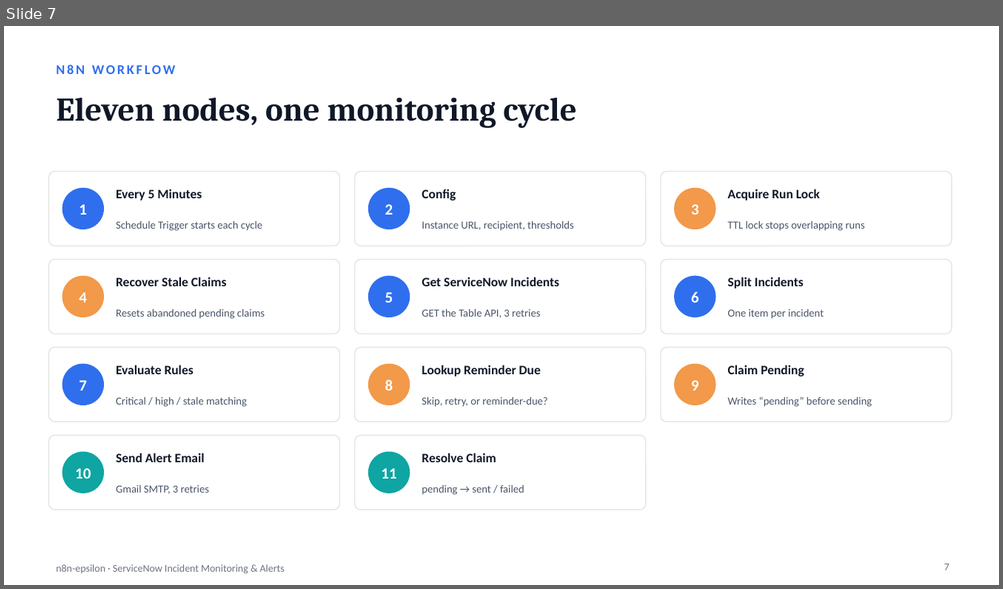
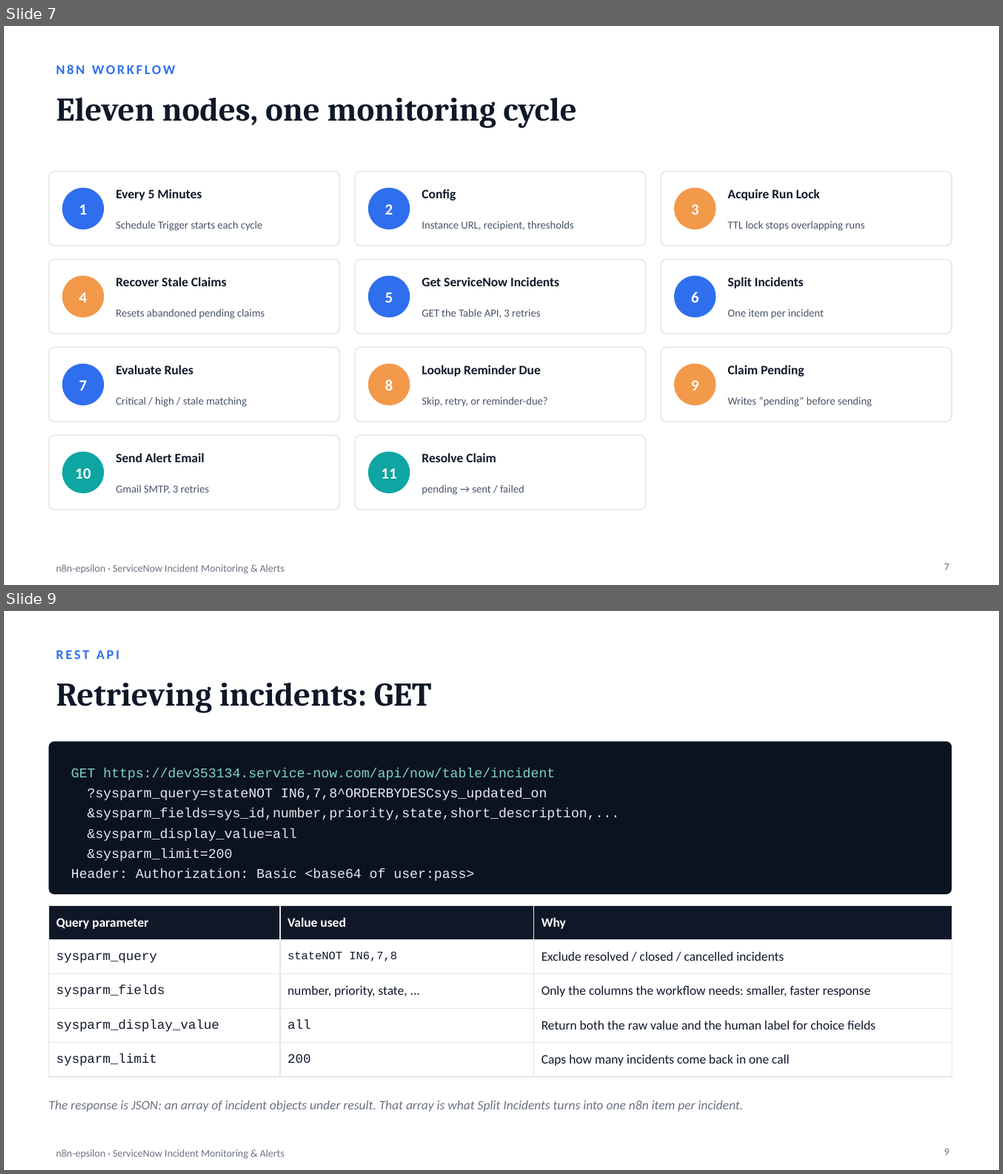
Before and after one commit to Chethan616/n8n-epsilon, a slide deck: n8n-epsilon-detailed.pptx. Shown one above the other, each under a label of ours: slide 7 before the commit, slides 7 and 9 after it; the slides between them are not shown. The pictures are 1003x589 and 1003x1174 pixels, drawn with LibreOffice and Linux fonts; fonts in the diff are those of the drawing. Boxes give left, top, right and bottom in pixels: in the first picture for what was removed or moved away, otherwise in the second. Text is boxed around its words. In the diff, an @@ line names an element or a change of style, - is before the commit and + after.

Commit message:
Add REST API deep-dive slides, remove testing slide
- new slides covering GET (retrieving incidents) and POST (creating
  them) against the ServiceNow Table API, with the actual endpoint,
  query params, and the impact/urgency-calculates-priority gotcha
- new REST API Integration section, renumbered Reliability/Delivery
  sections accordingly
- removed the Testing Results slide and its section framing; a live
  demo replaces it

```diff
--- a/n8n-epsilon-detailed.pptx
+++ b/n8n-epsilon-detailed.pptx
@@ slide 9 added at (x1=4, y1=611, x2=999, y2=1170), background #FFFFFF; not listed: 1 template element that a slide beside it also shows @@
@@ text added at (x1=56, y1=650, x2=119, y2=659), 13 pt, text #2F6FED, bold @@
+REST API
@@ title added at (x1=56, y1=683, x2=432, y2=713), 32 pt, text #101828, bold @@
+Retrieving incidents: GET
@@ rounded rectangle added at (x1=48, y1=741, x2=951, y2=894), fill #0B1220 @@
@@ text added at (x1=71, y1=768, x2=619, y2=881), 13 pt, text #E5E9F0 @@
+GET https://dev353134.service-now.com/api/now/table/incident
+?sysparm_query=stateNOT IN6,7,8^ORDERBYDESCsys_updated_on
+&sysparm_fields=sys_id,number,priority,state,short_description,...
+&sysparm_display_value=all
+&sysparm_limit=200
+Header: Authorization: Basic <base64 of user:pass>
@@ table added at (x1=48, y1=906, x2=951, y2=1077), 5 rows, 3 columns @@
+Query parameter | Value used | Why
+sysparm_query | stateNOT IN6,7,8 | Exclude resolved / closed / cancelled incidents
+sysparm_fields | number, priority, state, ... | Only the columns the workflow needs: smaller, faster response
+sysparm_display_value | all | Return both the raw value and the human label for choice fields
+sysparm_limit | 200 | Caps how many incidents come back in one call
@@ text added at (x1=48, y1=1101, x2=743, y2=1112), 12.5 pt, text #6B7280, italic @@
+The response is JSON: an array of incident objects under result. That array is what Split Incidents turns into one n8n item per incident.
@@ page number added at (x1=944, y1=1149, x2=949, y2=1156), 10 pt, text #6B7280 @@
+9
```
Also in this commit, not shown: 2 slides changed, 2 other slides added, 1 slide removed.
